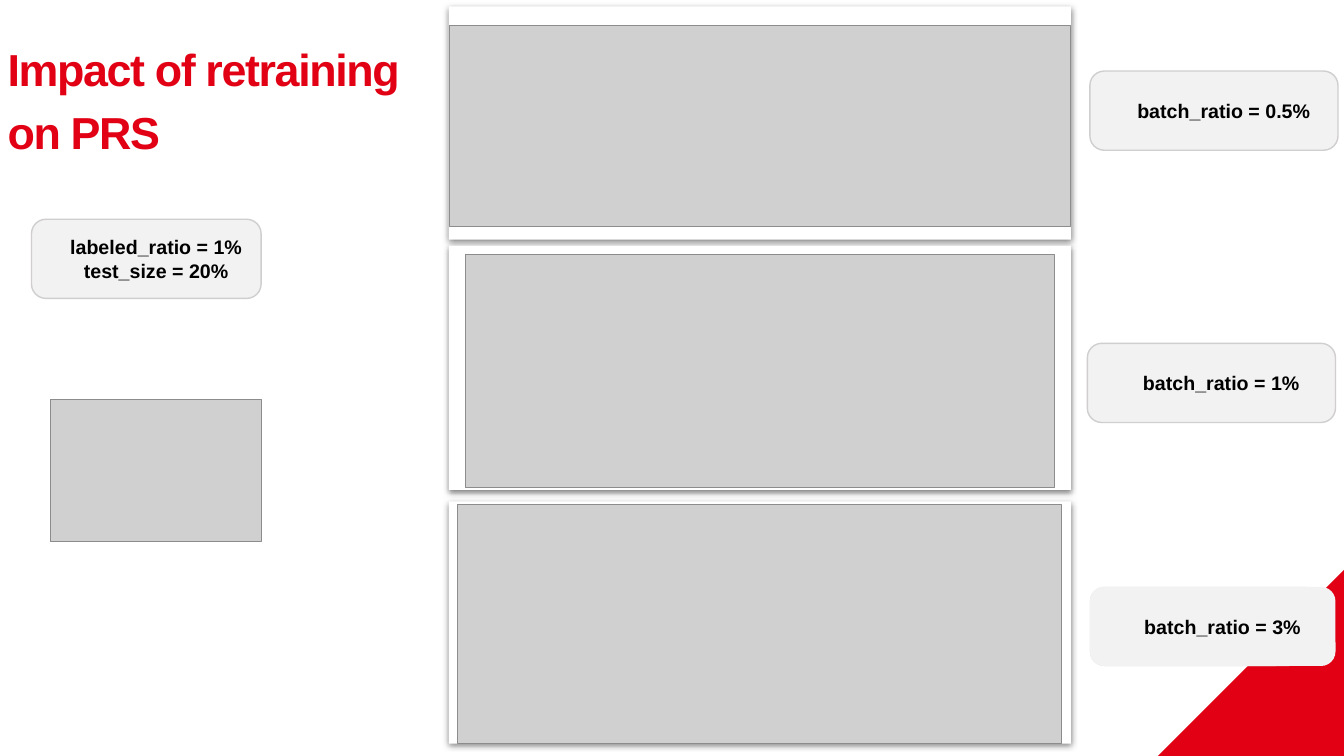
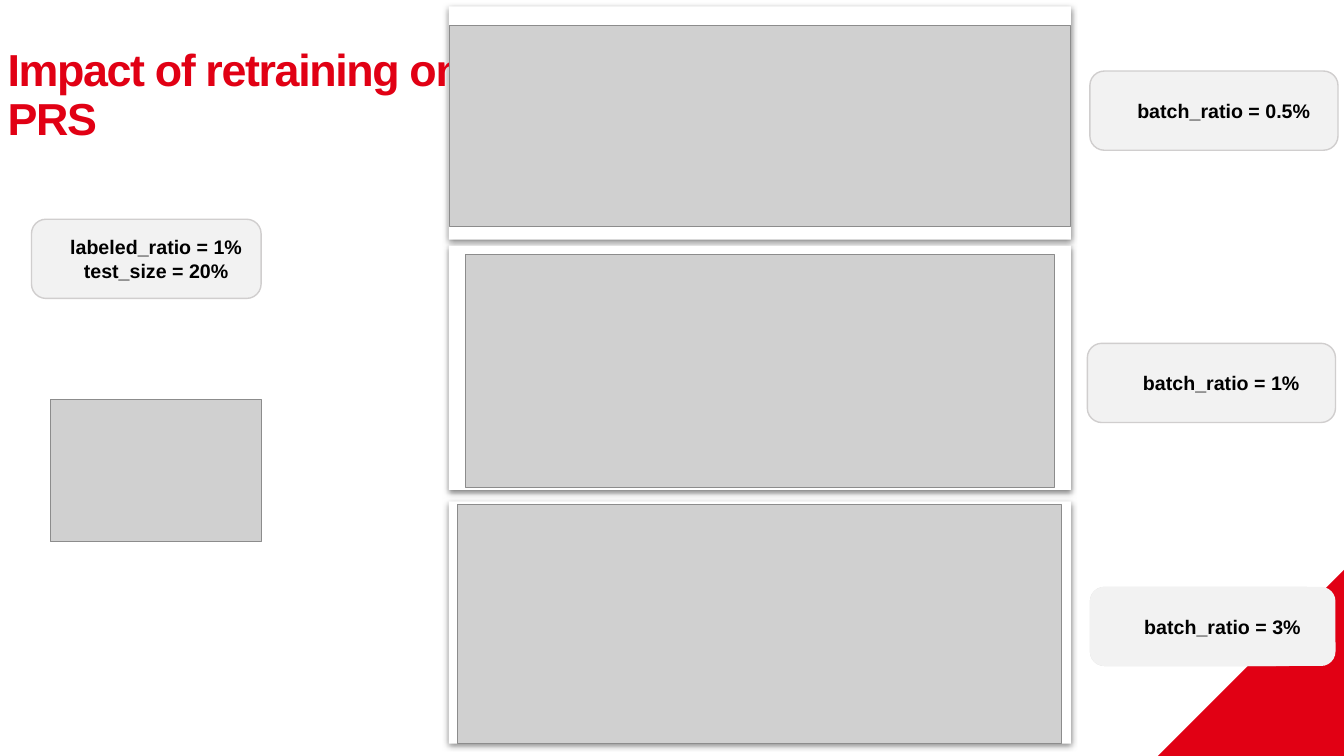
Before and after one commit to ValentinCousin-betclic/active_learning, a slide deck: slide 21 of prez/Présentation Active Learning.pptx. Drawn at 1344x756 pixels with LibreOffice and Linux fonts; fonts in the diff are those of the drawing; grey boxes stand for pictures; background and template pictures are left out. Boxes give left, top, right and bottom in pixels: in the first picture for what was removed or moved away, otherwise in the second. Text is boxed around its words. In the diff, an @@ line names an element or a change of style, - is before the commit and + after.

```diff
--- a/prez/Présentation Active Learning.pptx
+++ b/prez/Présentation Active Learning.pptx
@@ text at [8, 51, 462, 136]: text changed @@
-Impact of retraining
-on PRS
+Impact of retraining on PRS
```
Also in this commit, not shown: 9 other slides changed, 1 other file.
